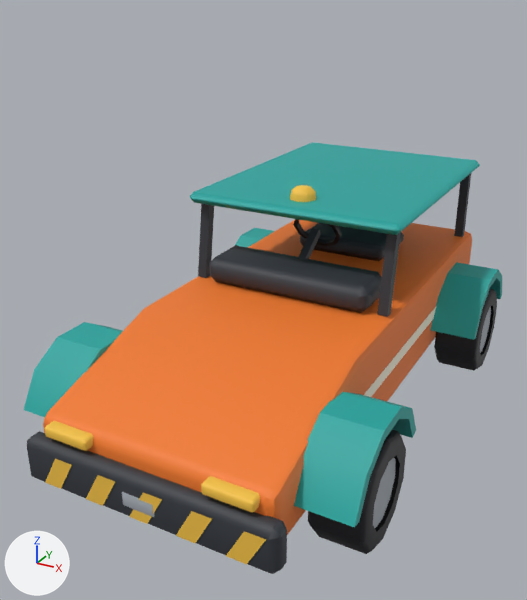
Renders of the FBX model Overbooked/arte/kit_aeropuerto/Tractor.fbx from each side of a commit.
One viewpoint serves both versions: a 50 mm camera at (3.76, -7.84, 5.29) aimed at (-0.26, -0.52, 1.63). Every picture has the same lights, and +X, +Y and +Z are marked at lower left. The older version comes first.

In view in the first picture: 'Tractor'.
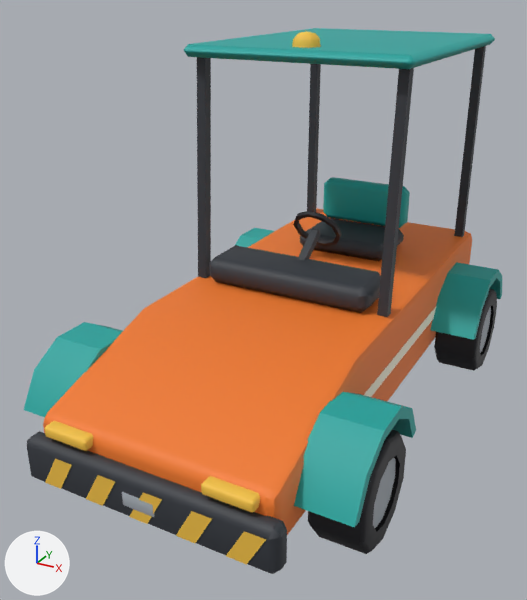
Boxes [x1, y1, x2, y2] around the edits, measured in the pictures (527 x 600 px; the box of a moved part takes in the faces that stretch with it):
'Tractor', reshaped (26% taller)
    before: [24, 142, 502, 574]
    after: [24, 28, 502, 574]
part 1 of me_tractor, moved or reshaped
    before: [190, 142, 480, 235]
    after: [184, 28, 495, 69]
part 2 of me_tractor, moved or reshaped
    before: [290, 185, 316, 202]
    after: [292, 31, 321, 48]
part 3 of me_tractor, moved or reshaped
    before: [198, 204, 401, 317]
    after: [197, 57, 414, 317]
part 4 of me_tractor, moved or reshaped
    before: [454, 174, 471, 237]
    after: [307, 46, 486, 237]

The edits, one by one:
me_tractor is used by ob_tractor; location (0.0, 0.0, 0.0).
Verts and faces of me_tractor; kept vertices keep their numbers, new ones are numbered from 827.
Before the commit, vertices of me_tractor: 746 (-1.31, -0.41, 1.71) at pixel (198, 276), 747 (-1.19, -0.41, 1.71) at pixel (205, 277), 748 (-1.19, -0.29, 1.69) at pixel (210, 276), 749 (-1.31, -0.29, 1.69), 750 (-1.31, -0.26, 2.73).
Before the commit, vertices of me_tractor: 751 (-1.19, -0.26, 2.73), 752 (-1.19, -0.14, 2.71), 753 (-1.31, -0.14, 2.71), 762 (1.19, -0.41, 1.71) at pixel (377, 314), 763 (1.31, -0.41, 1.71) at pixel (387, 316).
Before the commit, vertices of me_tractor: 764 (1.31, -0.29, 1.69) at pixel (390, 314), 765 (1.19, -0.29, 1.69), 766 (1.19, -0.26, 2.73), 767 (1.31, -0.26, 2.73), 768 (1.31, -0.14, 2.71).
Before the commit, vertices of me_tractor: 769 (1.19, -0.14, 2.71).
Before the commit, vertices of me_tractor: 754 (-1.19, 2.89, 1.7), 755 (-1.19, 3.01, 1.7), 756 (-1.31, 3.01, 1.7), 757 (-1.31, 2.89, 1.7), 758 (-1.19, 2.89, 2.72).
Before the commit, vertices of me_tractor: 759 (-1.19, 3.01, 2.72), 760 (-1.31, 3.01, 2.72), 761 (-1.31, 2.89, 2.72), 770 (1.31, 2.89, 1.7) at pixel (462, 236), 771 (1.31, 3.01, 1.7) at pixel (464, 234).
Before the commit, vertices of me_tractor: 772 (1.19, 3.01, 1.7), 773 (1.19, 2.89, 1.7) at pixel (454, 235), 774 (1.31, 2.89, 2.72), 775 (1.31, 3.01, 2.72), 776 (1.19, 3.01, 2.72).
Before the commit, vertices of me_tractor: 777 (1.19, 2.89, 2.72).
me_tractor had 827 vertices, 820 faces and spanned x -2.0..2.0, y -3.5..3.5, z 0.0..3.0.
me_tractor now has 827 vertices, 820 faces and spans x -2.0..2.0, y -3.5..3.5, z 0.0..4.76.
me_tractor part 1: the loose piece of 24 vertices spanning x -1.4..1.4, y -0.45..3.15, z 2.7..2.84 is moved by (0.0, 0.0, 1.76).
me_tractor part 2: the loose piece of 25 vertices spanning x -0.17..0.17, y -0.17..0.17, z 2.84..3.0 is moved by (0.0, 0.0, 1.76).
Part 3, on me_tractor:
Vertices deleted: 750 to 753, 766 to 769 (with the faces that use them).
New vertices 827 to 834 stand at vertices 746 to 749, 762 to 765, in that order, plus (0.0, 0.15, 2.78).
New faces: (746, 747, 828, 827), (747, 748, 829, 828), (748, 749, 830, 829), (746, 827, 830, 749), (762, 763, 832, 831), (763, 764, 833, 832).
New faces: (764, 765, 834, 833), (762, 831, 834, 765).
Part 4, on me_tractor:
Vertices deleted: 758 to 761, 774 to 777 (with the faces that use them).
New vertices 835 to 842 stand at vertices 754 to 757, 770 to 773, in that order, plus (0.0, 0.0, 2.78).
New faces: (754, 755, 836, 835), (755, 756, 837, 836), (756, 757, 838, 837), (754, 835, 838, 757), (770, 771, 840, 839), (771, 772, 841, 840).
New faces: (772, 773, 842, 841), (770, 839, 842, 773).
